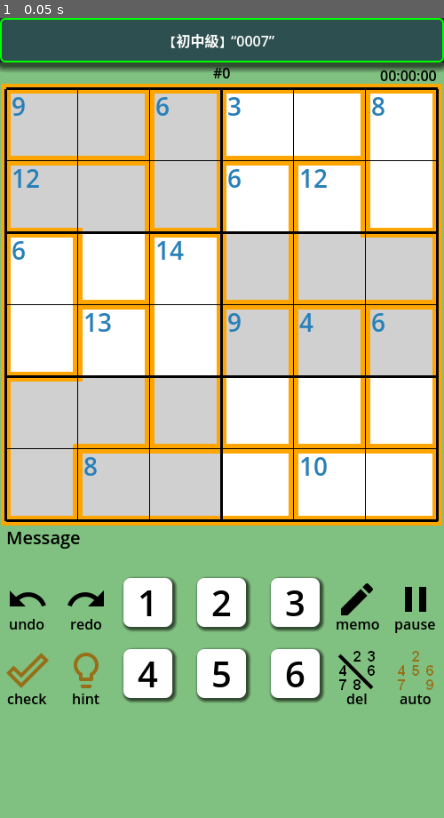
Above: before the commit, frame 1.
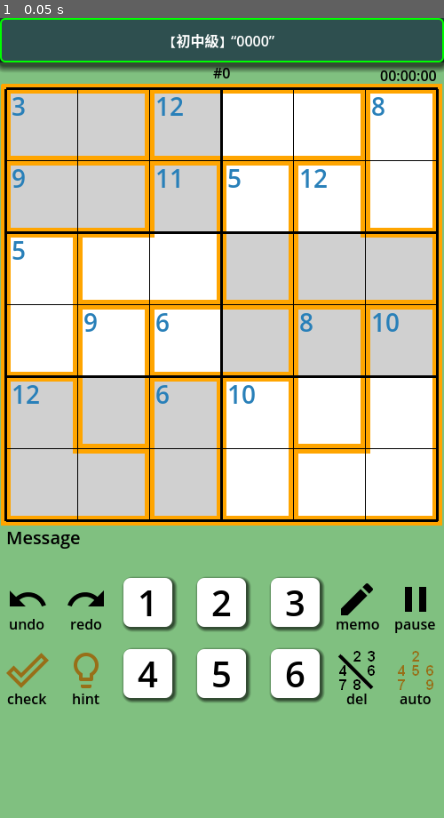
Above: after the commit, the same moment.

Repository: vivisuke/GD4KillerSudoku6
Game: Godot game, scene res://main_scene.tscn
Same seed, same stepped clock (60 frames per second), same inputs: the game is played once before the commit and once after it.
Inputs:
- Up to frame 1 (0.05 s): no input

The runs differ from the first frame. In frame 1, 3.9% of the frame differs, in the area x 2-98%, y 2-63%.

Commit message:
0044 ◎ C 04/07 04/11 0.001│ToDo│縦横ブロック内の最後のセルを探す関数実装

Diff:
--- a/GD4KillerSudoku6/scripts/main_scene.gd
+++ b/GD4KillerSudoku6/scripts/main_scene.gd
@@ -200,7 +200,7 @@
 	elif !g.todaysQuest:		# ランダム生成の場合
 		if g.qName == "":
 			##gen_qName()
-			g.qName = "0007"
+			g.qName = "0000"
 			$TitleBar/Label.text = titleText()
 	var stxt = g.qName+str(g.qLevel)
 	if g.qNumber != 0: stxt += "Q"
@@ -1237,6 +1237,32 @@
 		if nspc == 1:
 			return [bix, sum]
 	return [-1, -1]
+func check_fullhouse(x0:int, y0:int, wd:int, ht:int):
+	var bits = 0
+	var bix = -1		# 空欄位置
+	for v in range(ht):
+		for h in range(wd):
+			var ix = xyToIX(x0+h, y0+v)
+			if cell_bit[ix] == 0:
+				if bix >= 0: return [-1, -1]		# ２箇所以上空欄あり
+				bix = ix
+			else:
+				bits |= cell_bit[ix]
+	if bix < 0: return [-1, -1]		# 空欄無し
+	var n = bit_to_num(~bits & ALL_BITS)
+	return [bix, n]
+func find_fullhouse():		# 縦・横・ブロック内の最後の空白セルを探す
+	for y in range(N_VERT):
+		var r = check_fullhouse(0, y, N_HORZ, 1)
+		if r[0] >= 0: return r
+	for x in range(N_HORZ):
+		var r = check_fullhouse(x, 0, 1, N_HORZ)
+		if r[0] >= 0: return r
+	for v in range(3):
+		for h in range(2):
+			var r = check_fullhouse(h*3, v*2, 3, 2)
+			if r[0] >= 0: return r
+	return [-1, -1]
 # (x0, y0)-(x0+wd, y0+ht) 範囲にルール21を適用できるかどうかチェック
 # return: [数字が決まる位置, 入る数字]
 func check_rule21(x0:int, y0:int, wd:int, ht:int):
@@ -1405,6 +1431,8 @@
 func _on_hint_button_pressed():
 	var bix = find_last_blank_cell_in_cage()
 	print("last_blank_cell_in_cage: ", bix)
+	bix = find_fullhouse()
+	print("fullhouse: ", bix)
 	#bix = check_rule21(0, 0, 6, 1)
 	#bix = check_rule21(0, 0, 1, 6)
 	#bix = check_rule21(0, 0, 1, 6)
Not shown, changed: GD4KillerSudoku6.spr
